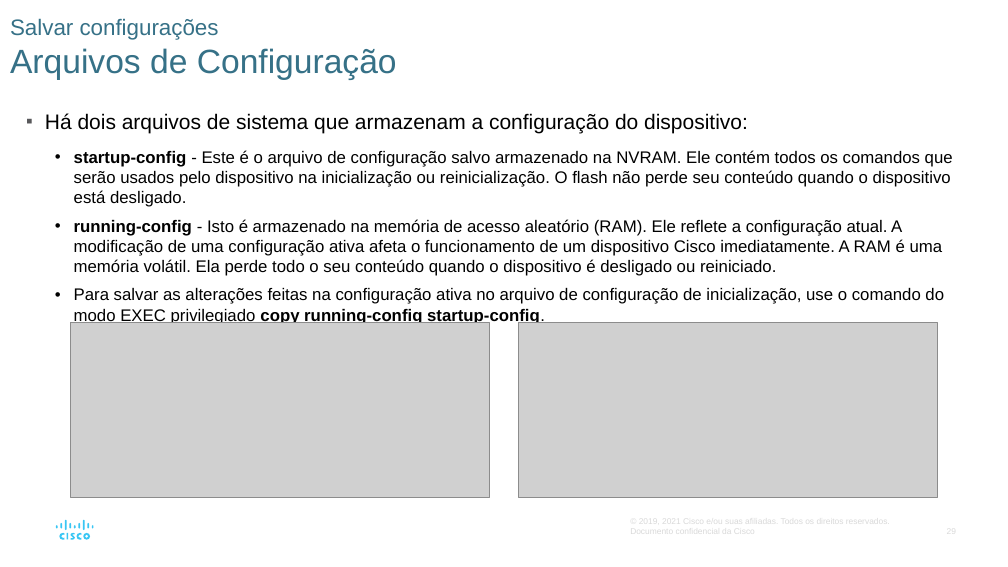
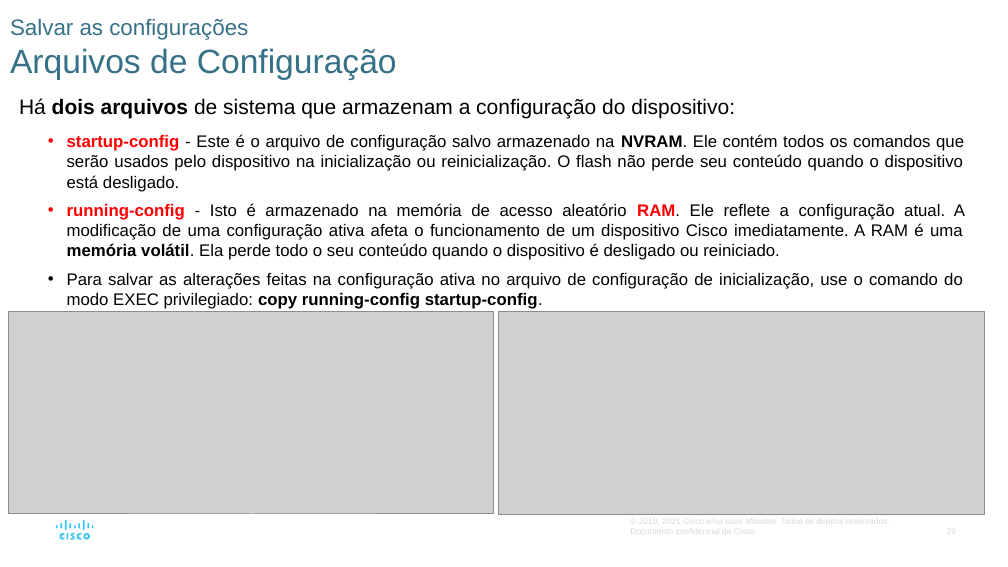
Before and after one commit to vaamonde/netacad, a slide deck: slide 29 of 02-CCNA-200-301-v7/01-CCNA-IntroducaoAsRedes-v7.02/01-Modulo01-PPTS/Modulo02-BasicoSwitchEndpoint.pptx. Drawn at 1008x567 pixels with LibreOffice and Linux fonts; fonts in the diff are those of the drawing; grey boxes stand for pictures. Boxes give left, top, right and bottom in pixels: in the first picture for what was removed or moved away, otherwise in the second. Text is boxed around its words. In the diff, an @@ line names an element or a change of style, - is before the commit and + after.

Commit message:
Atualizacao

```diff
--- a/02-CCNA-200-301-v7/01-CCNA-IntroducaoAsRedes-v7.02/01-Modulo01-PPTS/Modulo02-BasicoSwitchEndpoint.pptx
+++ b/02-CCNA-200-301-v7/01-CCNA-IntroducaoAsRedes-v7.02/01-Modulo01-PPTS/Modulo02-BasicoSwitchEndpoint.pptx
@@ title at (10, 18, 397, 80): text changed @@
-Salvar configurações
-Arquivos de Configuração
+Salvar as configurações
+Arquivos de Configuração
@@ text "Há dois arquivos de sistema ...": place and size @@
-text "Há dois arquivos de sistema ..." at (45, 113, 953, 304)
+text "Há dois arquivos de sistema ..." at (19, 98, 965, 309)
@@ text at (19, 98, 964, 192): bold on in "dois arquivos", "NVRAM."; text colour #000000 to #FF0000 in "startup-config"; alignment left to justified; bullet ▪ to none @@
@@ text at (67, 203, 965, 309): text changed @@
-    • running-config - Isto é armazenado na memória de acesso aleatório (RAM). Ele reflete a configuração atual. A modificação de uma configuração ativa afeta o funcionamento de um dispositivo Cisco imediatamente. A RAM é uma memória volátil. Ela perde todo o seu conteúdo quando o dispositivo é desligado ou reiniciado.
-    • Para salvar as alterações feitas na configuração ativa no arquivo de configuração de inicialização, use o comando do modo EXEC privilegiado copy running-config startup-config.
+    • running-config - Isto é armazenado na memória de acesso aleatório RAM. Ele reflete a configuração atual. A modificação de uma configuração ativa afeta o funcionamento de um dispositivo Cisco imediatamente. A RAM é uma memória volátil. Ela perde todo o seu conteúdo quando o dispositivo é desligado ou reiniciado.
+    • Para salvar as alterações feitas na configuração ativa no arquivo de configuração de inicialização, use o comando do modo EXEC privilegiado: copy running-config startup-config.
@@ picture: place and size @@
-picture at (71, 323, 489, 498)
+picture at (9, 311, 494, 514)
@@ picture: place and size @@
-picture at (519, 323, 937, 498)
+picture at (499, 311, 986, 515)
```
Also in this commit, not shown: 28 other slides changed, 1 slide added, 29 other files.
